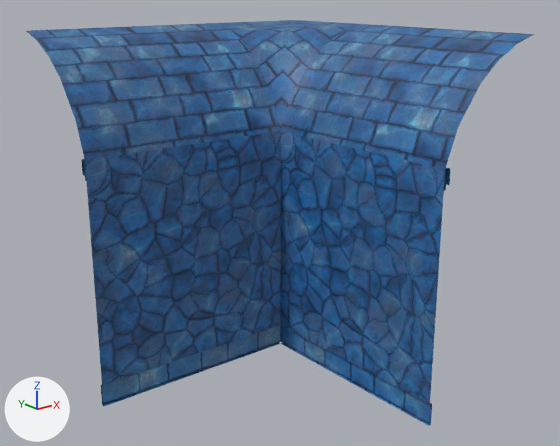
One commit to the FBX model Stealth Puzzler/Assets/Models/Environments/Structural Assets/Wall_Corner_out.fbx: the scene before it, then after it.
Camera for both pictures: a camera (50 mm lens) standing at (-1.73, -48.14, 10.79) and looking at (10.67, -32.63, 4.58). Lighting does not change. The marker at lower left points along +X, +Y and +Z. Where no turn or scale is listed for an object, it has been applied to the vertices.

Before the edit, the objects in view are built like this:
```python
me_plane_049 = bpy.data.meshes.new('Plane.049')
me_plane_049.from_pydata(...)  # 344 vertices, 278 faces; spans x -6.0..3.09, y -6.0..3.09, z 0.0..9.54
# faces by material slot: [84, 70, 124]
me_plane_049.materials.append(mat_stonewall)  # picture img_bluestone_wall_basecolor_png
me_plane_049.materials.append(mat_stonewallregular)  # picture img_bluestone_wall_basecolor_png_001
me_plane_049.materials.append(mat_stonewall_squarish)  # picture img_bluestone_wall_basecolor_png_002
ob_wall_003 = bpy.data.objects.new('Wall.003', me_plane_049)
ob_wall_003.location = (12.0, -31.0, 0.0)
```
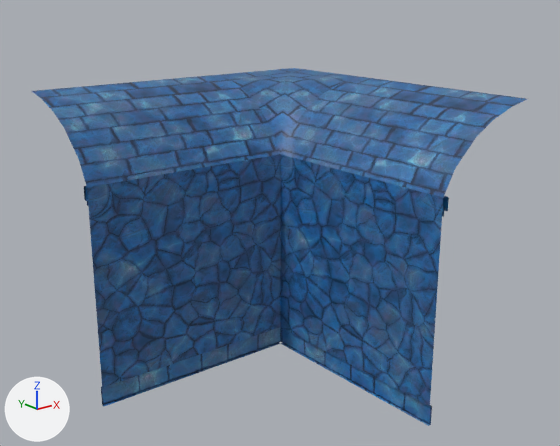
Where the change shows, as pixel boxes (x1, y1, x2, y2) in the pictures (560 x 446 px; the box of a moved part takes in the faces that stretch with it):
'Wall.003', reshaped (12% shorter)
    before: (26, 20, 534, 426)
    after: (32, 68, 527, 426)
part 1 of me_plane_049, moved or reshaped
    before: (82, 159, 450, 191)
    after: (84, 186, 449, 217)
part 2 of me_plane_049, rebuilt (30% narrower, 34% shorter)
    before: (26, 20, 534, 404)
    after: (87, 154, 443, 406)
part 3 of me_plane_049, added (blue)
    after: (32, 68, 527, 197)
part 4 of me_plane_049, moved or reshaped
    before: (101, 325, 432, 425)
    after: (101, 327, 432, 425)

Edits to the bpy script that builds the scene:
```text
Change me_plane_049:
    used by ob_wall_003; location = (12.0, -31.0, 0.0)
    remove me_plane_049.from_pydata(...)  # 344 vertices, 278 faces; spans x -6.0..3.09, y -6.0..3.09, z 0.0..9.54
    add me_plane_049.from_pydata(...)  # 357 vertices, 278 faces; spans x -6.0..3.09, y -6.0..3.09, z 0.0..8.0
    me_plane_049 part 1: the loose piece of 48 vertices spanning x -6.0..0.19, y -6.0..0.19, z 6.15..6.67 is scaled about the mesh origin by (1, 1, 0.899)
    me_plane_049 part 2: the loose piece of 179 vertices spanning x -6.0..3.0, y -6.0..3.0, z 0.62..9.54 is rebuilt with 104 vertices and now spans x -6.0..0.0, y -6.0..0.0, z 0.56..6.0, in mat_stonewall (picture img_bluestone_wall_basecolor_png)
    me_plane_049 part 3: a new loose piece of 88 vertices spanning x -6.0..3.0, y -6.0..3.0, z 6.0..8.0, in mat_stonewallregular (picture img_bluestone_wall_basecolor_png_001)
    me_plane_049 part 4
    13 vertices are removed from x -6.0..0.09, y -6.0..0.09, z 0.59..0.62
    12 faces are deleted
    8 vertices are added at x -6.0..0.07, y -6.0..0.07, z 0.56
    5 new vertices lie (0.0, 0.0, 0.53) away from vertices in x -6.0..0.09, y -6.0..0.09, z 0.0
    12 new faces join them, mat_stonewall_squarish (picture img_bluestone_wall_basecolor_png_002)
```
